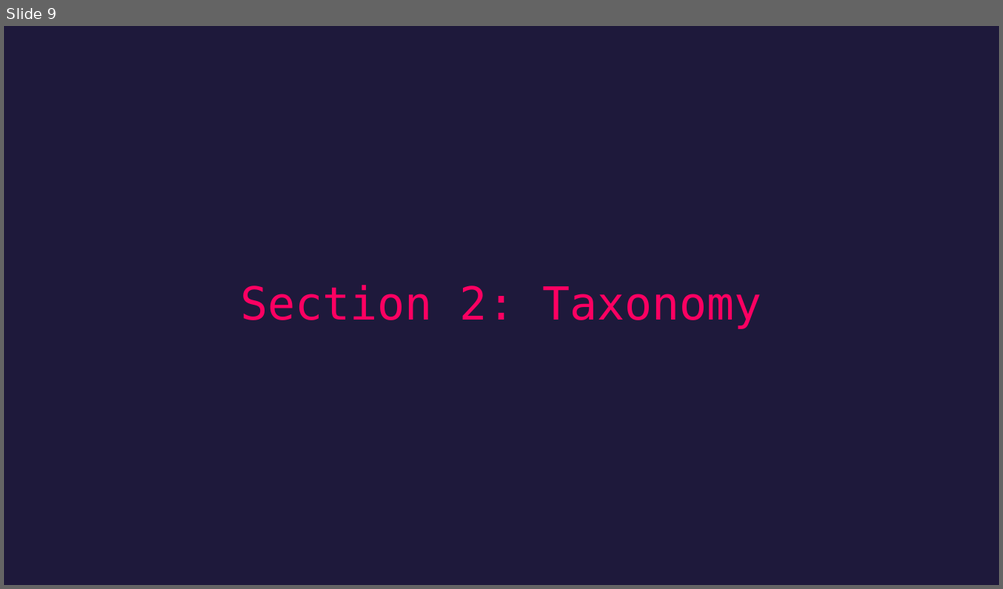
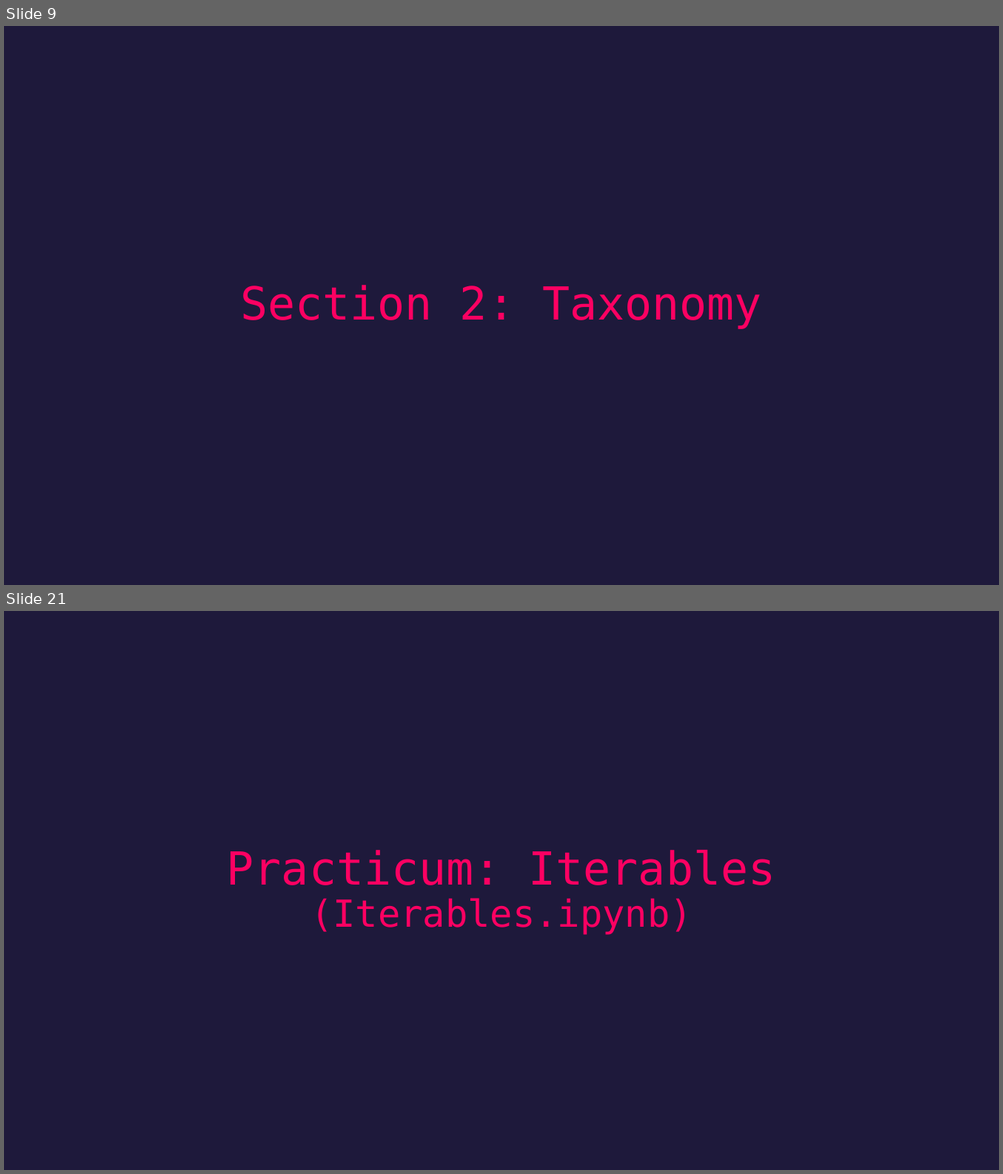
Before and after one commit to airabino/EVRC_Python_Training, a slide deck: Trainings/TR2/Lecture.pptx. Shown one above the other, each under a label of ours: slide 9 before the commit, slides 9 and 21 after it; the slides between them are not shown. The pictures are 1003x589 and 1003x1174 pixels, drawn with LibreOffice and Linux fonts; fonts in the diff are those of the drawing. Boxes give left, top, right and bottom in pixels: in the first picture for what was removed or moved away, otherwise in the second. Text is boxed around its words. In the diff, an @@ line names an element or a change of style, - is before the commit and + after.

```diff
--- a/Trainings/TR2/Lecture.pptx
+++ b/Trainings/TR2/Lecture.pptx
@@ slide 21 added at (4, 611, 999, 1170), background #1E193B @@
@@ title added at (227, 850, 776, 935), 44 pt, text #FD0062 @@
+Practicum: Iterables
+(Iterables.ipynb)
```
Also in this commit, not shown: 1 slide changed, 17 other slides added, 14 other files.
